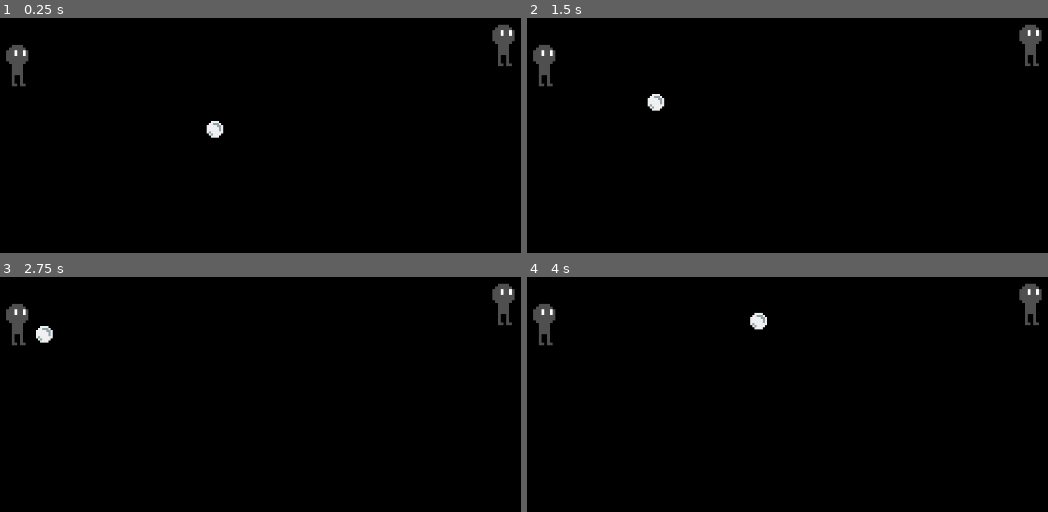
Above: before the commit, frames 1-4 (two rows, left to right).
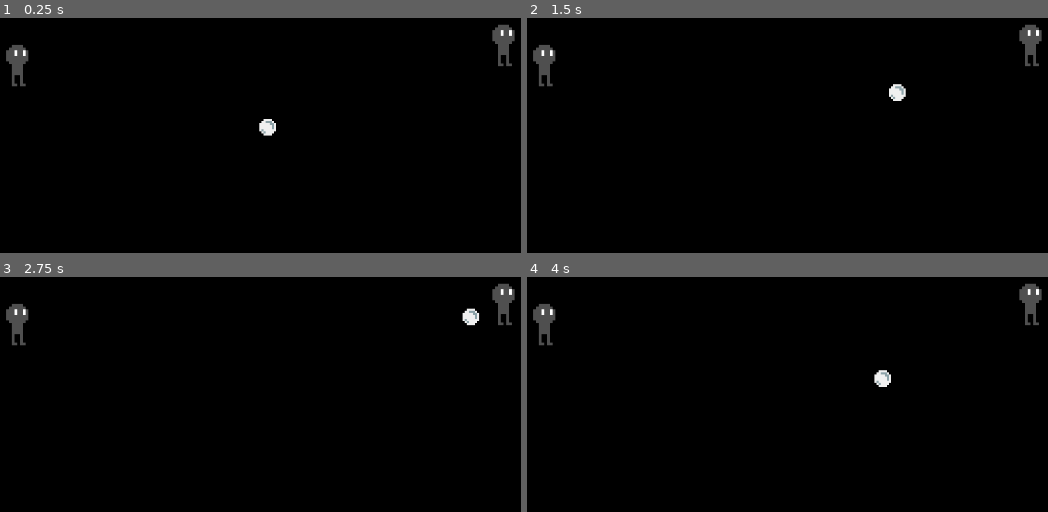
Above: after the commit, the same moments.

Repository: xharris/pongplus
Game: Godot game, scene res://entities/game/game.tscn
Two runs of this game, one before a commit and one after it. Both use one fixed random seed, a clock stepped at 60 frames per second and the inputs below.
Inputs:
- Up to frame 1 (0.25 s): no input
- Up to frame 2 (1.5 s): no input
- Up to frame 3 (2.75 s): no input
- Up to frame 4 (4 s): no input

The runs differ from the first frame. In frame 1, 0.4% of the frame differs, in the area x 39-53%, y 42-52%; in frame 2, 0.4%; in frame 3, 0.4%; in frame 4, 0.4%.

Commit message:
adds player ball hit direction, ball reset on hit player

Diff:
--- a/components/ability/ability.gd
+++ b/components/ability/ability.gd
@@ -2,5 +2,6 @@
 class_name Ability
 
 @export var name: String
+@export var on_ready: Array[Visitor]
 @export var on_me_hit_ball: Array[Visitor]
 @export var on_ball_hit_me: Array[Visitor]
--- a/components/hitbox/hitbox.gd
+++ b/components/hitbox/hitbox.gd
@@ -21,3 +21,13 @@
 
 func _on_body_exited(body: Node2D):
     _entered.erase(body)
+
+func disable():
+    for c in find_children("*"):
+        if c is CollisionShape2D:
+            c.disabled = true
+
+func enable():
+    for c in find_children("*"):
+        if c is CollisionShape2D:
+            c.disabled = false
--- /dev/null
+++ b/components/missile/default_duration_curve.tres
@@ -0,0 +1,6 @@
+[gd_resource type="Curve" format=3 uid="uid://bkxji5e8l7bx6"]
+
+[resource]
+_data = [Vector2(0, 0), 0.0, 1.0, 0, 1, Vector2(1, 1), 1.0, 0.0, 1, 0]
+point_count = 2
+metadata/_snap_enabled = true
--- a/components/missile/missile.gd
+++ b/components/missile/missile.gd
@@ -1,12 +1,26 @@
 extends Node2D
 class_name Missile
 
+## seconds
+const MISSILE_DURATION_MIN = 3
+## seconds
+const MISSILE_DURATION_MAX = 3
+
+var _log = Logger.new("missile")
 var _current_curve: Curve2D
 var _tween: Tween
 
+var duration_curve: Curve = preload("res://components/missile/default_duration_curve.tres")
 var target_history: Array[Node2D]
 var curve_distance: float = 0
 var missile_position: Vector2
+## [0, 1]
+var duration_curve_position: float:
+    set(v):
+        duration_curve_position = clampf(v, 0, 1)
+var is_pathing: bool:
+    get:
+        return _tween and _tween.is_running()
 
 func _process(delta: float) -> void:
     if _current_curve:
@@ -39,5 +53,15 @@
         func(p):
             missile_position = curve.sample(0, p),
         0.0, 1.0,
-        3
+        lerp(
+            MISSILE_DURATION_MIN,
+            MISSILE_DURATION_MAX,
+            duration_curve.sample(duration_curve_position),
+        )
     )
+    _log.info("target %s" % [target])
+
+func stop_pathing():
+    if _tween:
+        _tween.stop()
+        _tween = null
--- a/components/missile/missile_target.gd
+++ /dev/null
@@ -1,5 +0,0 @@
-extends Node2D
-class_name MissileTarget
-
-func _ready() -> void:
-    add_to_group(Groups.MISSILE_TARGET)
--- a/components/missile/missile_target.tscn
+++ /dev/null
@@ -1,6 +0,0 @@
-[gd_scene load_steps=2 format=3 uid="uid://lxewn5fqam13"]
-
-[ext_resource type="Script" uid="uid://ch5nkqn6ejk68" path="res://components/missile/missile_target.gd" id="1_u8f72"]
-
-[node name="MissileTarget" type="Node2D"]
-script = ExtResource("1_u8f72")
--- a/components/player_controller/player_controller.gd
+++ b/components/player_controller/player_controller.gd
@@ -2,7 +2,12 @@
 class_name PlayerController
 
 @export var config: PlayerControllerConfig
-var _charging: bool = false
+var is_charging: bool = false
+var charge_duration: float = 0
+
+func _process(delta: float) -> void:
+    if is_charging:
+        charge_duration += delta
 
 func _unhandled_input(event: InputEvent) -> void:
     if event.is_pressed():
@@ -12,9 +17,10 @@
             down.emit()
         if config.attack and event.is_match(config.attack):
             charge_attack.emit()
-            _charging = true
+            charge_duration = 0
+            is_charging = true
 
     if event.is_released():
-        if _charging and config.attack and event.is_match(config.attack):
+        if is_charging and config.attack and event.is_match(config.attack):
             release_attack.emit()
-            _charging = false
+            is_charging = false
--- /dev/null
+++ b/constants.gd
@@ -0,0 +1,5 @@
+extends Node
+class_name Constants
+
+## seconds
+const ATTACK_HITBOX_ACTIVE_DURATION = 1
--- a/entities/ball/ball.gd
+++ b/entities/ball/ball.gd
@@ -1,22 +1,26 @@
 extends Node2D
 class_name Ball
+
+const SCENE = preload("res://entities/ball/ball.tscn")
 
 @onready var missile: Missile = $Missile
 @onready var hitbox: Hitbox = $Hitbox
 
-
+@export var on_ready: Array[Visitor]
+var next_missile_target: Node2D
 
 func accept(visitor: Visitor):
     if visitor is BallVisitor:
         visitor.visit_ball(self)
 
 func _ready() -> void:
-    # target a random missile target
-    var targets: Array[MissileTarget]
-    targets.assign(get_tree().get_nodes_in_group(Groups.MISSILE_TARGET))
-    if targets.size() > 0:
-        var target: MissileTarget = targets.pick_random()
-        missile.path_to(target)
+    add_to_group(Groups.BALL)
+    Visitor.visit(self, on_ready)
 
 func _physics_process(_delta: float) -> void:
-    global_position = missile.missile_position
+    if missile.is_pathing:
+        global_position = missile.missile_position
+
+func missile_path_next_target():
+    if next_missile_target:
+        missile.path_to(next_missile_target)
--- /dev/null
+++ b/entities/ball/visitors/ball_duration_curve_position.gd
@@ -0,0 +1,14 @@
+extends BallVisitor
+class_name BallDurationCurvePosition
+
+enum Type {ADD, SUB}
+
+@export var type: Type
+@export var amount: float = 0.05
+
+func visit_ball(me: Ball):
+    match type:
+        Type.ADD:
+            me.missile.duration_curve_position += amount
+        Type.SUB:
+            me.missile.duration_curve_position -= amount
--- /dev/null
+++ b/entities/ball/visitors/ball_instance_count.gd
@@ -0,0 +1,33 @@
+extends BallVisitor
+class_name BallInstanceCount
+
+enum Operation {Set}
+
+var _log = Logger.new("ball_instance_count")
+@export var operation: Operation
+@export var value: int
+
+func visit_ball(me: Ball):
+    var diff = value - me.get_tree().get_node_count_in_group(Groups.BALL)
+    var modify = false
+    var add = false
+
+    match operation:
+        Operation.Set when diff != 0:
+            modify = true
+            add = diff > 0
+
+    _log.debug("%s %d balls" % ["add" if add else "remove", abs(diff)])
+    var game: Node2D = me.get_tree().get_first_node_in_group(Groups.GAME)
+    var view_size = me.get_viewport_rect()
+    for i in abs(diff):
+        if add:
+            var ball: Ball = Ball.SCENE.instantiate()
+            ball.global_position = view_size.get_center()
+            game.add_child(game)
+        else:
+            var ball: Ball = me.get_tree().get_first_node_in_group(Groups.BALL)
+            var parent = ball.get_parent()
+            if parent:
+                parent.remove_child(ball)
+            ball.queue_free()
--- a/entities/ball/visitors/ball_path_to.gd
+++ b/entities/ball/visitors/ball_path_to.gd
@@ -2,54 +2,31 @@
 class_name BallPathTo
 
 enum Target {
-    PLATFORM,
-    PLATFORM_UP,
-    PLATFORM_DOWN
+    RANDOM_PLATFORM,
+    ALL_RANDOM_PLATFORM,
+    ALL_NONE,
 }
 
 var _log = Logger.new("ball_path_to")
 @export var target: Target
-@export var offset: int
 
 func visit_ball(me: Ball):
+    var balls: Array[Ball] = [me]
+    var platforms: Array[Platform]
+    platforms.assign(me.get_tree().get_nodes_in_group(Groups.PLATFORM))
+    # get all balls?
     match target:
-        Target.PLATFORM, Target.PLATFORM_UP, Target.PLATFORM_DOWN:
-            # get 2nd to last platform targeted
-            var targets = me.missile.target_history.duplicate()
-            targets.reverse()
-            var platform: Platform
-            for t in targets:
-                var p: Platform = Util.get_ancestor(t, Platform)
-                if p:
-                    platform = p
-                    break
-            if not platform:
-                _log.warn(
-                    "no previously targeted platform:\n\tmissile.target_history: %s" % [
-                        me.missile.target_history
-                    ])
-                return
-            # get same index platform in group
-            var index_in_group = platform.index_in_group()
-            if index_in_group < 0:
-                _log.warn("current platform is not in a group")
-                return
-            # get a different group
-            var groups: Array[Platform.Group]
-            for g in Platform.groups:
-                if g.index != platform.group_index:
-                    groups.append(g)
-            if groups.is_empty():
-                _log.warn("no other platform groups found")
-                return
-            var group: Platform.Group = groups.pick_random()
-            var next_platform = group.platforms[clampi(index_in_group, 0, group.platforms.size()-1)]
-            # get next platform to target
-            match target:
-                Target.PLATFORM_UP when next_platform.up:
-                    next_platform = next_platform.up
-                Target.PLATFORM_DOWN when next_platform.down:
-                    next_platform = next_platform.down
-            # move to it
-            _log.debug("move from %s to %s" % [platform, next_platform])
-            me.missile.path_to(next_platform)
+        Target.ALL_RANDOM_PLATFORM, Target.ALL_NONE:
+            balls.assign(me.get_tree().get_nodes_in_group(Groups.BALL))
+    # find next target
+    match target:
+        Target.ALL_NONE:
+            for ball in balls:
+                ball.missile.stop_pathing()
+
+        Target.RANDOM_PLATFORM, Target.ALL_RANDOM_PLATFORM:
+            # target a random platform
+            for ball in balls:
+                if platforms.size() > 0:
+                    var target: Platform = platforms.pick_random()
+                    ball.missile.path_to(target)
--- /dev/null
+++ b/entities/ball/visitors/ball_position.gd
@@ -0,0 +1,22 @@
+extends BallVisitor
+class_name BallPosition
+
+enum Position {ALL_CENTER}
+
+var _log = Logger.new("ball_position")
+@export var position: Position
+
+func visit_ball(me: Ball):
+    var balls: Array[Ball] = [me]
+    match position:
+        Position.ALL_CENTER:
+            balls.assign(me.get_tree().get_nodes_in_group(Groups.BALL))
+
+    match position:
+        Position.ALL_CENTER:
+            var view_size = me.get_viewport_rect()
+            if me.is_inside_tree():
+                for ball in balls:
+                    ball.missile.stop_pathing()
+                    ball.global_position = view_size.get_center()
+                    _log.info("center %s at %v" % [ball, ball.global_position])
--- /dev/null
+++ b/entities/game/game.gd
@@ -0,0 +1,5 @@
+extends Node2D
+class_name Game
+
+func _ready() -> void:
+    add_to_group(Groups.GAME)
--- a/entities/game/game.tscn
+++ b/entities/game/game.tscn
@@ -1,40 +1,32 @@
-[gd_scene load_steps=7 format=3 uid="uid://nwggbimfhwtc"]
+[gd_scene load_steps=9 format=3 uid="uid://nwggbimfhwtc"]
 
 [ext_resource type="PackedScene" uid="uid://cfckcjj77ft5n" path="res://components/platform/platform.tscn" id="1_5xshk"]
+[ext_resource type="Script" uid="uid://d4drjhi2ttmd7" path="res://entities/game/game.gd" id="1_pxw13"]
 [ext_resource type="PackedScene" uid="uid://df1ed1c6hg78a" path="res://entities/player/player.tscn" id="2_j054j"]
-[ext_resource type="PackedScene" uid="uid://lxewn5fqam13" path="res://components/missile/missile_target.tscn" id="2_vbwj1"]
 [ext_resource type="PackedScene" uid="uid://cd6xno3u30o4r" path="res://entities/ball/ball.tscn" id="3_bbd0t"]
 [ext_resource type="Resource" uid="uid://d243gfh81ut2o" path="res://resources/player_controller_configs/player1.tres" id="3_vjvwb"]
 [ext_resource type="Resource" uid="uid://bjvscjrt5oohf" path="res://resources/player_controller_configs/player2.tres" id="4_vbwj1"]
+[ext_resource type="Script" uid="uid://fblxl8ipdlsr" path="res://components/visitor/visitor.gd" id="6_ikuqk"]
+[ext_resource type="Resource" uid="uid://dw78u7op1vk8f" path="res://resources/ball_visitors/target_random_platform.tres" id="7_pxw13"]
 
 [node name="Game" type="Node2D"]
+script = ExtResource("1_pxw13")
 
 [node name="PlatformL1" parent="." node_paths=PackedStringArray("down") instance=ExtResource("1_5xshk")]
 position = Vector2(234, 176)
 down = NodePath("../PlatformL2")
 
-[node name="MissileTarget" parent="PlatformL1" instance=ExtResource("2_vbwj1")]
-
 [node name="PlatformL2" parent="." node_paths=PackedStringArray("up") instance=ExtResource("1_5xshk")]
 position = Vector2(234, 420)
 up = NodePath("../PlatformL1")
-
-[node name="MissileTarget" parent="PlatformL2" instance=ExtResource("2_vbwj1")]
 
 [node name="PlatformR1" parent="." node_paths=PackedStringArray("down") instance=ExtResource("1_5xshk")]
 position = Vector2(935, 147)
 down = NodePath("../PlatformR2")
 
-[node name="MissileTarget" parent="PlatformR1" instance=ExtResource("2_vbwj1")]
-
 [node name="PlatformR2" parent="." node_paths=PackedStringArray("up") instance=ExtResource("1_5xshk")]
 position = Vector2(938, 424)
 up = NodePath("../PlatformR1")
-
-[node name="MissileTarget" parent="PlatformR2" instance=ExtResource("2_vbwj1")]
-
-[node name="Ball" parent="PlatformR2" instance=ExtResource("3_bbd0t")]
-position = Vector2(-384, -147)
 
 [node name="Player1" parent="." instance=ExtResource("2_j054j")]
 position = Vector2(39, 57)
@@ -43,3 +35,7 @@
 [node name="Player2" parent="." instance=ExtResource("2_j054j")]
 position = Vector2(1116, 45)
 player_controller_config = ExtResource("4_vbwj1")
+
+[node name="Ball" parent="." instance=ExtResource("3_bbd0t")]
+position = Vector2(554, 277)
+on_ready = Array[ExtResource("6_ikuqk")]([ExtResource("7_pxw13")])
--- a/entities/player/player.gd
+++ b/entities/player/player.gd
@@ -1,37 +1,119 @@
 extends Node2D
 class_name Player
 
-var _log = Logger.new("player")
+enum BallDirection {STRAIGHT, UP, DOWN}
+
+var _log = Logger.new("player", Logger.Level.DEBUG)
 
 @onready var movement: PlatformMovement = $PlatformMovement
 @onready var controller: PlayerController = $PlayerController
 @onready var hitbox: Hitbox = $Hitbox
+@onready var hurtbox: Hitbox = $Hurtbox
 
 @export var player_controller_config: PlayerControllerConfig
 @export var abilities: Array[Ability]
 
+var ball_hit_direction: BallDirection = BallDirection.STRAIGHT
+
+func accept(v: Visitor):
+    if v is PlayerVisitor:
+        v.visit_player(self)
+
 func _ready() -> void:
     controller.config = player_controller_config
+    hitbox.disable()
 
     movement.moved.connect(_on_moved)
     controller.up.connect(_on_up)
     controller.down.connect(_on_down)
-    hitbox.body_entered_once.connect(_on_body_entered_once)
+    controller.release_attack.connect(_on_release_attack)
+    hitbox.body_entered_once.connect(_on_hitbox_body_entered_once)
+    hurtbox.body_entered_once.connect(_on_hurtbox_body_entered_once)
 
-func _on_body_entered_once(body: Node2D):
-    _log.debug("ouch, %s hit me." % [body])
+    for a in abilities:
+        Visitor.visit(self, a.on_ready)
+
+func _on_hurtbox_body_entered_once(body: Node2D):
     var parent = body.get_parent()
     if parent is Ball:
         for a in abilities:
-            _log.debug("using ability %s" % [a.name])
+            _log.debug("%s hit me" % [parent])
             Visitor.visit(self, a.on_ball_hit_me)
             Visitor.visit(parent, a.on_ball_hit_me)
 
+func _on_release_attack():
+    ## enable hitbox for X seconds
+    hitbox.enable()
+    var timer = Timer.new()
+    timer.timeout.connect(hitbox.disable)
+    timer.wait_time = Constants.ATTACK_HITBOX_ACTIVE_DURATION
+    add_child(timer)
+    timer.start()
+
+func _on_hitbox_body_entered_once(body: Node2D):
+    var parent = body.get_parent()
+    if parent is Ball:
+        _log.debug("I hit %s" % [parent])
+        # get last platform targeted
+        var targets = parent.missile.target_history.duplicate()
+        targets.reverse()
+        var platform: Platform
+        for t in targets:
+            var p: Platform = Util.get_ancestor(t, Platform)
+            if p:
+                platform = p
+                break
+        if not platform:
+            _log.warn(
+                "no previously targeted platform:\n\tmissile.target_history: %s" % [
+                    parent.missile.target_history
+                ])
+            return
+        # get same index platform in group
+        var index_in_group = platform.index_in_group()
+        if index_in_group < 0:
+            _log.warn("current platform is not in a group")
+            return
+        # get a different group
+        var groups: Array[Platform.Group]
+        for g in Platform.groups:
+            if g.index != platform.group_index:
+                groups.append(g)
+        if groups.is_empty():
+            _log.warn("no other platform groups found")
+            return
+
+        var group: Platform.Group = groups.pick_random()
+        var opposite_platform = group.platforms[clampi(index_in_group, 0, group.platforms.size()-1)]
+        # get next platform to target
+        match ball_hit_direction:
+            BallDirection.UP when opposite_platform.up:
+                parent.next_missile_target = opposite_platform.up
+            BallDirection.DOWN when opposite_platform.down:
+                parent.next_missile_target = opposite_platform.down
+            _:
+                parent.next_missile_target = opposite_platform
+
+        # move to it
+        _log.debug("Ball next target: from %s to %s" % [platform, parent.next_missile_target])
+        parent.missile_path_next_target()
+
+        for a in abilities:
+            _log.debug("using ability %s" % [a.name])
+            Visitor.visit(self, a.on_me_hit_ball)
+            Visitor.visit(parent, a.on_me_hit_ball)
+
 func _on_up():
-    movement.move_up()
+    if controller.is_charging:
+        ball_hit_direction = BallDirection.UP
+    else:
+        movement.move_up()
 
 func _on_down():
-    movement.move_down()
+    if controller.is_charging:
+        ball_hit_direction = BallDirection.DOWN
+    else:
+        movement.move_down()
 
 func _on_moved(platform: Platform):
     global_position = platform.global_position
--- a/entities/player/player.tscn
+++ b/entities/player/player.tscn
@@ -10,6 +10,9 @@
 
 [sub_resource type="CircleShape2D" id="CircleShape2D_8fjmc"]
 radius = 16.0
+
+[sub_resource type="CircleShape2D" id="CircleShape2D_qiwj3"]
+radius = 70.0
 
 [node name="Player" type="Node2D"]
 script = ExtResource("1_abrql")
@@ -35,7 +38,12 @@
 
 [node name="PlayerController" parent="." instance=ExtResource("3_bls4j")]
 
+[node name="Hurtbox" parent="." instance=ExtResource("5_fkugw")]
+
+[node name="CollisionShape2D" type="CollisionShape2D" parent="Hurtbox"]
+shape = SubResource("CircleShape2D_8fjmc")
+
 [node name="Hitbox" parent="." instance=ExtResource("5_fkugw")]
 
 [node name="CollisionShape2D" type="CollisionShape2D" parent="Hitbox"]
-shape = SubResource("CircleShape2D_8fjmc")
+shape = SubResource("CircleShape2D_qiwj3")
--- /dev/null
+++ b/entities/player/player_visitor.gd
@@ -0,0 +1,5 @@
+extends Visitor
+class_name PlayerVisitor
+
+func visit_player(me: Player):
+    pass
--- a/groups.gd
+++ b/groups.gd
@@ -4,3 +4,5 @@
 const PLATFORM = &"platform"
 const MISSILE_TARGET = &"missile_target"
 const HITBOX = &"hitbox"
+const BALL = &"ball"
+const GAME = &"game"
--- a/resources/abilities/play.tres
+++ b/resources/abilities/play.tres
@@ -1,12 +1,17 @@
-[gd_resource type="Resource" script_class="Ability" load_steps=4 format=3 uid="uid://dhd07b8guciwu"]
+[gd_resource type="Resource" script_class="Ability" load_steps=8 format=3 uid="uid://dhd07b8guciwu"]
 
 [ext_resource type="Script" uid="uid://fblxl8ipdlsr" path="res://components/visitor/visitor.gd" id="1_0p35y"]
 [ext_resource type="Script" uid="uid://2ap2s3ni6oid" path="res://components/ability/ability.gd" id="2_6hruh"]
-[ext_resource type="Resource" uid="uid://dw78u7op1vk8f" path="res://resources/ball_visitors/target_last_platform.tres" id="2_poc1g"]
+[ext_resource type="Resource" uid="uid://dochcbkgngp1a" path="res://resources/ball_visitors/all_stop_pathing.tres" id="2_7v7mu"]
+[ext_resource type="Resource" uid="uid://bm6dn72476p5w" path="res://resources/ball_visitors/set_one_instance.tres" id="2_ffbih"]
+[ext_resource type="Resource" uid="uid://bawolmnh2iigs" path="res://resources/ball_visitors/all_center.tres" id="2_hdc6s"]
+[ext_resource type="Resource" uid="uid://ctr26w3na3vvl" path="res://resources/ball_visitors/increase_speed.tres" id="3_ffbih"]
+[ext_resource type="Resource" uid="uid://cwpm7u4snq5le" path="res://resources/ball_visitors/all_target_random_platform.tres" id="4_7v7mu"]
 
 [resource]
 script = ExtResource("2_6hruh")
 name = "play"
-on_me_hit_ball = Array[ExtResource("1_0p35y")]([])
-on_ball_hit_me = Array[ExtResource("1_0p35y")]([ExtResource("2_poc1g")])
+on_ready = Array[ExtResource("1_0p35y")]([])
+on_me_hit_ball = Array[ExtResource("1_0p35y")]([ExtResource("3_ffbih")])
+on_ball_hit_me = Array[ExtResource("1_0p35y")]([ExtResource("2_7v7mu"), ExtResource("2_hdc6s"), ExtResource("2_ffbih"), ExtResource("4_7v7mu")])
 metadata/_custom_type_script = "uid://2ap2s3ni6oid"
--- /dev/null
+++ b/resources/ball_visitors/all_center.tres
@@ -0,0 +1,8 @@
+[gd_resource type="Resource" script_class="BallPosition" load_steps=2 format=3 uid="uid://bawolmnh2iigs"]
+
+[ext_resource type="Script" uid="uid://cnn7shs13qbfs" path="res://entities/ball/visitors/ball_position.gd" id="1_qkpip"]
+
+[resource]
+script = ExtResource("1_qkpip")
+position = 0
+metadata/_custom_type_script = "uid://cnn7shs13qbfs"
--- /dev/null
+++ b/resources/ball_visitors/all_stop_pathing.tres
@@ -0,0 +1,8 @@
+[gd_resource type="Resource" script_class="BallPathTo" load_steps=2 format=3 uid="uid://dochcbkgngp1a"]
+
+[ext_resource type="Script" uid="uid://d3l74jdgrxrj4" path="res://entities/ball/visitors/ball_path_to.gd" id="1_jlel1"]
+
+[resource]
+script = ExtResource("1_jlel1")
+target = 2
+metadata/_custom_type_script = "uid://d3l74jdgrxrj4"
--- /dev/null
+++ b/resources/ball_visitors/all_target_random_platform.tres
@@ -0,0 +1,8 @@
+[gd_resource type="Resource" script_class="BallPathTo" load_steps=2 format=3 uid="uid://cwpm7u4snq5le"]
+
+[ext_resource type="Script" uid="uid://d3l74jdgrxrj4" path="res://entities/ball/visitors/ball_path_to.gd" id="1_k6185"]
+
+[resource]
+script = ExtResource("1_k6185")
+target = 1
+metadata/_custom_type_script = "uid://d3l74jdgrxrj4"
--- /dev/null
+++ b/resources/ball_visitors/decrease_speed.tres
@@ -0,0 +1,9 @@
+[gd_resource type="Resource" script_class="BallDurationCurvePosition" load_steps=2 format=3 uid="uid://d4cnr852b21v3"]
+
+[ext_resource type="Script" uid="uid://cnswg8imq43pe" path="res://entities/ball/visitors/ball_duration_curve_position.gd" id="1_cea2m"]
+
+[resource]
+script = ExtResource("1_cea2m")
+type = 1
+amount = 0.05
+metadata/_custom_type_script = "uid://cnswg8imq43pe"
--- /dev/null
+++ b/resources/ball_visitors/increase_speed.tres
@@ -0,0 +1,9 @@
+[gd_resource type="Resource" script_class="BallDurationCurvePosition" load_steps=2 format=3 uid="uid://ctr26w3na3vvl"]
+
+[ext_resource type="Script" uid="uid://cnswg8imq43pe" path="res://entities/ball/visitors/ball_duration_curve_position.gd" id="1_v2x3t"]
+
+[resource]
+script = ExtResource("1_v2x3t")
+type = 0
+amount = 0.05
+metadata/_custom_type_script = "uid://cnswg8imq43pe"
--- /dev/null
+++ b/resources/ball_visitors/set_one_instance.tres
@@ -0,0 +1,9 @@
+[gd_resource type="Resource" script_class="BallInstanceCount" load_steps=2 format=3 uid="uid://bm6dn72476p5w"]
+
+[ext_resource type="Script" uid="uid://c2h376fucwur7" path="res://entities/ball/visitors/ball_instance_count.gd" id="1_6epod"]
+
+[resource]
+script = ExtResource("1_6epod")
+operation = 0
+value = 1
+metadata/_custom_type_script = "uid://c2h376fucwur7"
Not shown, removed: components/missile/missile_target.gd.uid
Not shown, added: constants.gd.uid
Not shown, added: entities/ball/visitors/ball_duration_curve_position.gd.uid
Not shown, added: entities/ball/visitors/ball_instance_count.gd.uid
Not shown, added: entities/ball/visitors/ball_position.gd.uid
Not shown, added: entities/game/game.gd.uid
Not shown: 1 places in entities/player/player.tscn that only renumber resources
Not shown, added: entities/player/player_visitor.gd.uid
Renamed: resources/ball_visitors/target_last_platform.tres -> resources/ball_visitors/target_random_platform.tres
